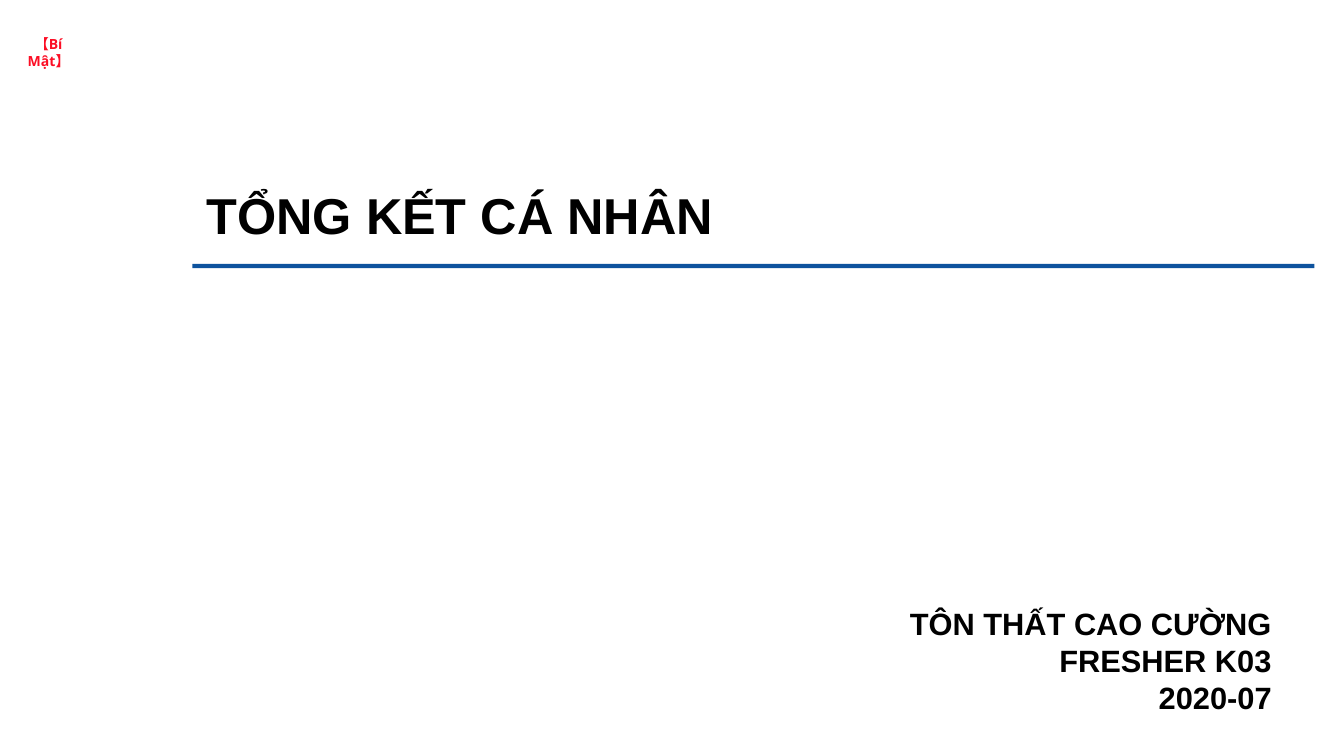
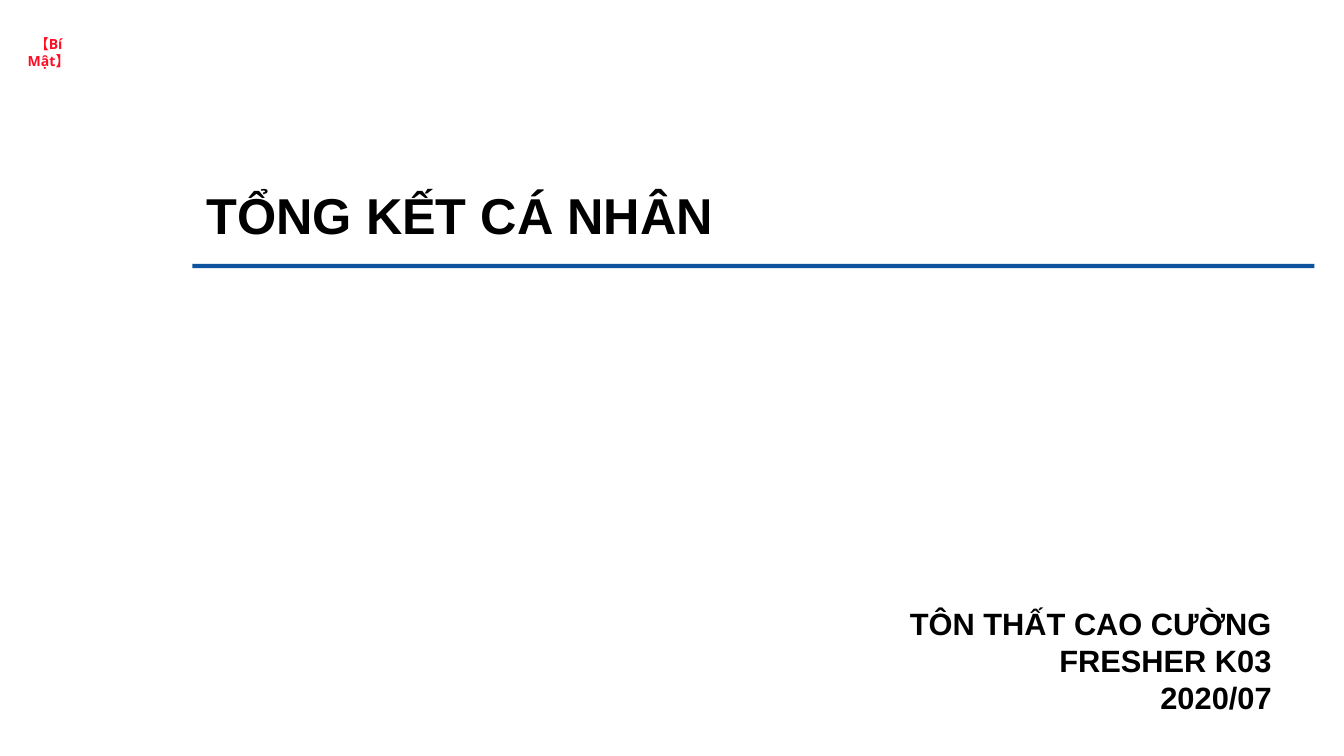
Before and after one commit to cuongdtvt/BOD1, a slide deck: slide 1 of PR-K03/cuongttc.pptx. Drawn at 1344x756 pixels with LibreOffice and Linux fonts; fonts in the diff are those of the drawing. Boxes give left, top, right and bottom in pixels: in the first picture for what was removed or moved away, otherwise in the second. Text is boxed around its words. In the diff, an @@ line names an element or a change of style, - is before the commit and + after.

```diff
--- a/PR-K03/cuongttc.pptx
+++ b/PR-K03/cuongttc.pptx
@@ subtitle at bbox=[1160, 686, 1271, 710]: text changed @@
-2020-07
+2020/07
```
Also in this commit, not shown: 1 other slide changed, 11 other files.
